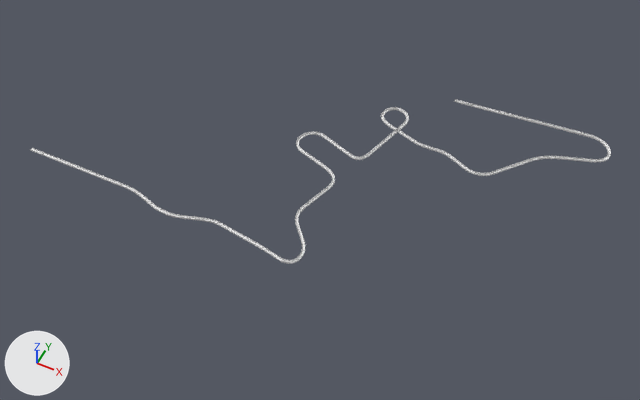
What one commit did to the Blender file Assets/mesh/Track-2.blend.
The view is the same before and after, from a camera (50 mm lens) standing at (937.0, -751.0, 1090.0) and looking at (446.0, 230.0, -136.0). Every picture has the same lights, and +X, +Y and +Z are marked at lower left.

Objects in the first picture: 'BezierCurve'.
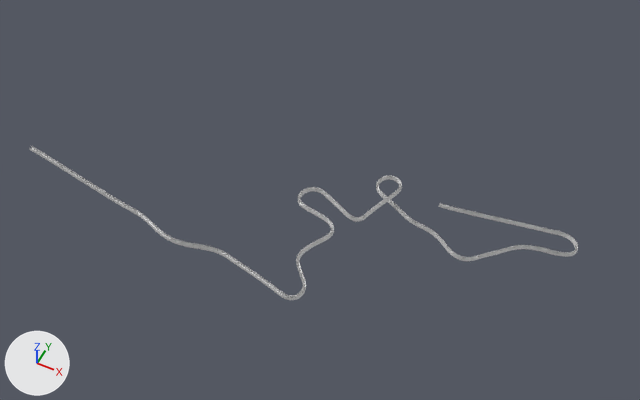
What changed in the scene script:
```text
Change cu_beziercurve_001:
    where _sp = cu_beziercurve_001.splines.new('BEZIER'); _sp.bezier_points.add(3)
    remove _sp.bezier_points.foreach_set('co', [0.0, 3.0, 0.0, 0.0, 0.0, 0.0, -5.0, 0.0, 0.0, -5.0, 3.0, 0.0])
    remove _sp.bezier_points.foreach_set('handle_left', [0.0, 4.0, 0.0, 0.0, 1.0, 0.0, -3.333, 0.0, 0.0, -5.0, 2.0, 0.0])
    remove _sp.bezier_points.foreach_set('handle_right', [0.0, 2.0, 0.0, -1.667, 0.0, 0.0, -5.0, 1.0, 0.0, -5.0, 4.0, 0.0])
    add _sp.bezier_points.foreach_set('co', [-5.0, 7.0, 0.0, -5.0, 0.0, 0.0, 0.0, 0.0, 0.0, 0.0, 7.0, 0.0])
    add _sp.bezier_points.foreach_set('handle_left', [-5.0, 8.0, 0.0, -5.0, 2.333, 0.0, -1.667, 0.0, 0.0, 0.0, 6.0, 0.0])
    add _sp.bezier_points.foreach_set('handle_right', [-5.0, 6.0, 0.0, -3.333, 0.0, 0.0, 0.0, 2.333, 0.0, 0.0, 8.0, 0.0])
Change cu_beziercurve:
    cu_beziercurve.dimensions: '2D' -> '3D'
    where _sp = cu_beziercurve.splines.new('BEZIER'); _sp.bezier_points.add(26)
    remove _sp.bezier_points.foreach_set('co', [0.0, 0.0, 0.0, 200.0, 0.0, 0.0, 291.0, -19.0, 0.0, 387.0, -1.0, 0.0, 495.0, -19.0, 0.0, 520.0, 29.0, 0.0, 494.0, 59.0, 0.0, 488.0, 98.0, 0.0, 504.0, 150.0, 0.0, 479.0, 192.0, 0.0, 424.0, 210.0, 0.0, 441.0, 255.0, 0.0, 499.0, 234.0, 0.0, 533.0, 256.0, 0.0, 557.0, 349.0, 0.0, 509.0, 367.0, 0.0, 541.0, 329.0, 0.0, 575.0, 318.0, 0.0, 615.0, 311.0, 0.0, 655.0, 308.0, 0.0, 689.0, 293.0, 0.0, 738.0, 305.0, 0.0, 778.0, 354.0, 0.0, 832.0, 391.0, 0.0, 883.0, 409.0, 0.0, 858.0, 470.0, 0.0, 612.0, 451.0, 0.0])
    remove _sp.bezier_points.foreach_set('handle_left', [-1.0, 0.0, 0.0, 165.0, 0.0, 0.0, 256.0, -19.0, 0.0, 352.5, 4.914, 0.0, 461.1, -10.28, 0.0, 538.5, 5.869, 0.0, 504.0, 46.88, 0.0, 482.3, 79.52, 0.0, 498.3, 131.5, 0.0, 497.2, 185.4, 0.0, 442.4, 203.9, 0.0, 410.3, 266.1, 0.0, 482.2, 239.7, 0.0, 528.4, 237.0, 0.0, 552.7, 329.9, 0.0, 518.1, 396.6, 0.0, 512.1, 337.6, 0.0, 562.3, 322.2, 0.0, 598.1, 310.6, 0.0, 641.1, 313.6, 0.0, 675.1, 298.6, 0.0, 725.5, 289.3, 0.0, 765.5, 338.3, 0.0, 806.5, 382.2, 0.0, 857.9, 399.3, 0.0, 900.4, 472.0, 0.0, 654.4, 453.0, 0.0])
    remove _sp.bezier_points.foreach_set('handle_right', [1.0, 0.0, 0.0, 235.0, 0.0, 0.0, 326.0, -19.0, 0.0, 422.0, -7.0, 0.0, 530.0, -28.0, 0.0, 509.8, 41.79, 0.0, 485.2, 69.59, 0.0, 494.7, 119.7, 0.0, 510.7, 171.7, 0.0, 454.7, 200.7, 0.0, 391.7, 220.7, 0.0, 467.9, 245.3, 0.0, 519.8, 227.0, 0.0, 538.8, 279.6, 0.0, 564.8, 383.6, 0.0, 503.2, 348.1, 0.0, 559.9, 323.4, 0.0, 591.0, 312.7, 0.0, 634.7, 311.5, 0.0, 673.3, 300.6, 0.0, 707.3, 285.6, 0.0, 754.8, 326.1, 0.0, 794.8, 375.1, 0.0, 855.5, 399.2, 0.0, 919.5, 423.2, 0.0, 828.4, 468.6, 0.0, 582.4, 449.6, 0.0])
    add _sp.bezier_points.foreach_set('co', [0.0, 0.0, 0.0, 200.0, 0.0, -60.0, 291.0, -19.0, -70.0, 387.0, -1.0, -80.0, 495.0, -19.0, -95.0, 520.0, 29.0, -105.0, 494.0, 59.0, -110.0, 488.0, 98.0, -115.0, 504.0, 150.0, -130.0, 479.0, 192.0, -135.0, 424.0, 210.0, -145.0, 441.0, 255.0, -150.0, 499.0, 234.0, -160.0, 533.0, 256.0, -165.0, 557.0, 349.0, -180.0, 509.0, 367.0, -185.0, 541.0, 329.0, -192.0, 575.0, 318.0, -200.0, 615.0, 311.0, -210.0, 655.0, 308.0, -220.0, 689.0, 293.0, -230.0, 738.0, 305.0, -235.0, 778.0, 354.0, -245.0, 832.0, 391.0, -250.0, 883.0, 409.0, -260.0, 858.0, 470.0, -270.0, 612.0, 451.0, -290.0])
    add _sp.bezier_points.foreach_set('handle_left', [-14.0, 0.0, 0.0, 165.2, 0.0, -56.03, 256.2, -19.0, -66.03, 352.7, 4.877, -76.08, 461.3, -10.34, -91.15, 538.0, 6.53, -97.97, 504.0, 46.91, -108.9, 482.3, 79.67, -112.5, 498.4, 131.8, -126.7, 497.1, 185.5, -132.8, 442.3, 203.9, -143.3, 410.5, 266.0, -146.6, 482.3, 239.6, -157.6, 528.4, 237.0, -165.0, 552.7, 330.0, -178.4, 518.3, 397.4, -183.2, 512.4, 337.5, -187.5, 562.6, 322.1, -196.9, 598.4, 310.6, -206.6, 641.4, 313.5, -217.0, 675.3, 298.5, -227.7, 725.6, 289.4, -232.8, 765.6, 338.4, -242.8, 806.7, 382.2, -246.8, 857.9, 399.3, -258.6, 900.3, 472.0, -267.1, 654.4, 453.0, -290.0])
    add _sp.bezier_points.foreach_set('handle_right', [20.0, 0.0, 0.0, 235.0, 0.0, -64.0, 326.0, -19.0, -74.0, 422.0, -7.0, -84.0, 530.0, -28.0, -99.0, 509.8, 41.79, -109.0, 485.2, 69.59, -111.0, 494.7, 119.7, -118.0, 510.7, 171.7, -134.0, 454.7, 200.7, -138.0, 391.7, 220.7, -148.0, 467.9, 245.3, -153.0, 519.8, 227.0, -163.0, 538.8, 279.6, -165.0, 564.8, 383.6, -183.0, 503.4, 348.7, -186.1, 559.9, 323.4, -195.0, 591.0, 312.7, -204.0, 634.7, 311.5, -214.0, 673.3, 300.6, -224.0, 707.3, 285.6, -233.0, 754.8, 326.1, -238.0, 794.8, 375.1, -248.0, 855.5, 399.2, -253.0, 919.5, 423.2, -262.0, 828.4, 468.6, -272.0, 582.4, 449.6, -290.0])
    where _sp = cu_beziercurve.splines.new('BEZIER'); _sp.bezier_points.add(26)
    add _sp.tilt_interpolation = 'EASE'
    add _sp.radius_interpolation = 'EASE'
    cu_beziercurve.fill_mode: 'BOTH' -> 'HALF'
    add cu_beziercurve.twist_mode = 'Z_UP'
```

Location of each change, [x1, y1, x2, y2] in pixels of the pictures (640 x 400 px):
'BezierCurve', reshaped (7% shorter): before [30, 99, 611, 264]; after [29, 146, 578, 300]
